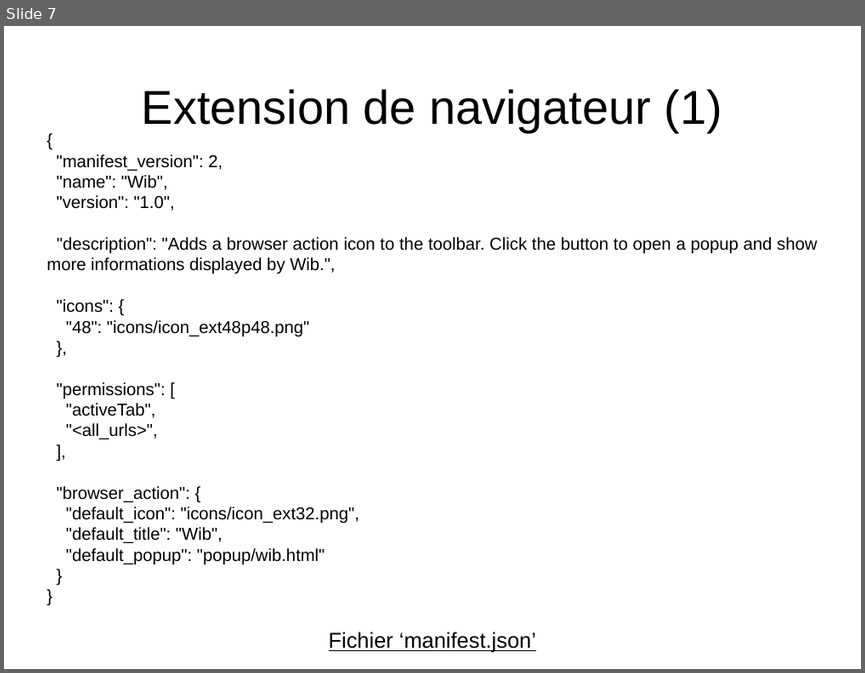
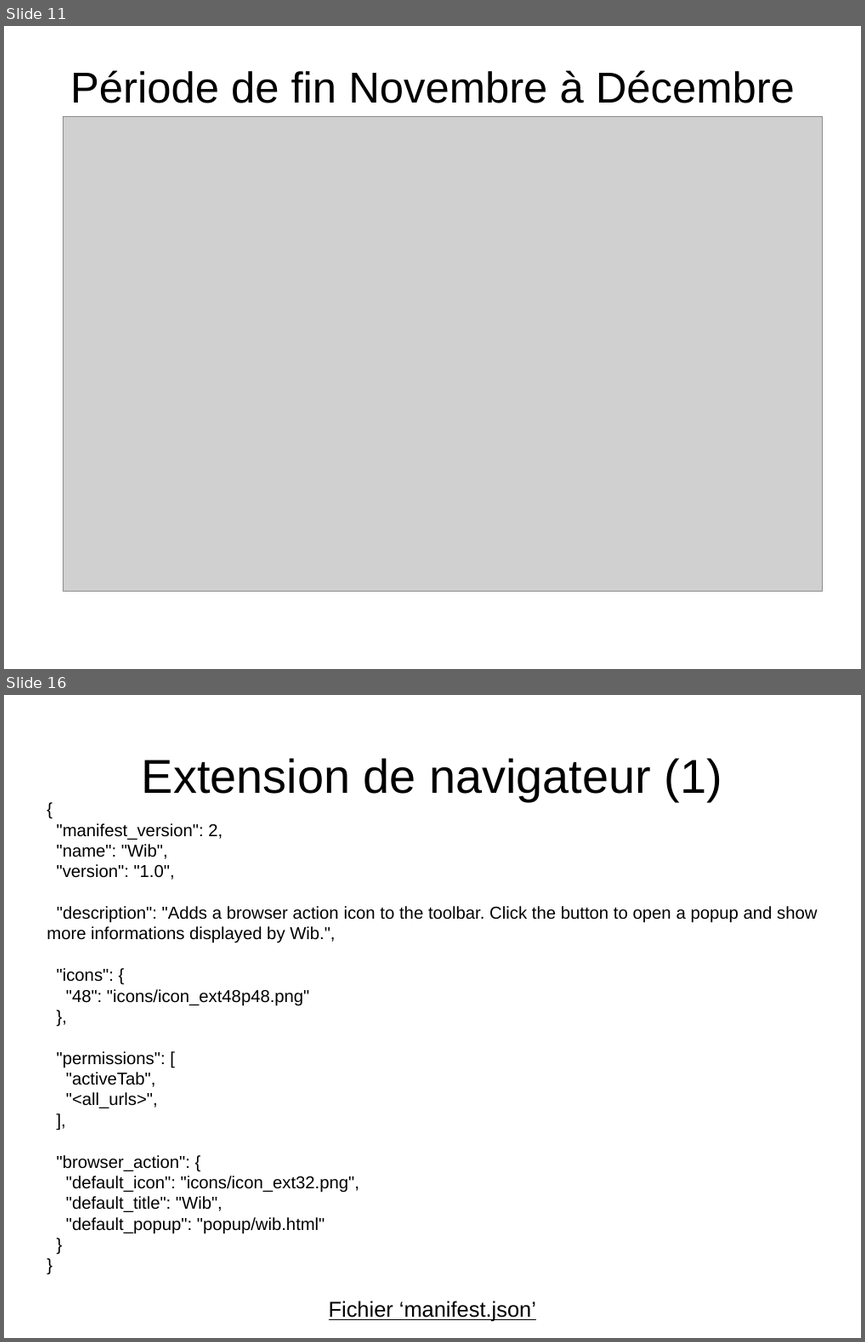
Before and after one commit to YohannBethoule/AnnuaireCollaboratif, a slide deck: doc/diapo_finale.odp. Shown one above the other, each under a label of ours: slide 7 before the commit, slides 11 and 16 after it; the slides between them are not shown. The pictures are 865x673 and 865x1342 pixels, drawn with LibreOffice and Linux fonts; fonts in the diff are those of the drawing; grey boxes stand for pictures. Boxes give left, top, right and bottom in pixels: in the first picture for what was removed or moved away, otherwise in the second. Text is boxed around its words. In the diff, an @@ line names an element or a change of style, - is before the commit and + after.

```diff
--- a/doc/diapo_finale.odp
+++ b/doc/diapo_finale.odp
@@ slide 11 added at [4,26,861,669], background #FFFFFF @@
@@ title added at [70,70,794,103], 40 pt, text #000000 @@
+Période de fin Novembre à Décembre
@@ picture added at [64,117,823,591] @@
@@ what was slide 7 is now slide 16 @@
```
Also in this commit, not shown: 14 other slides added, 13 other files.
